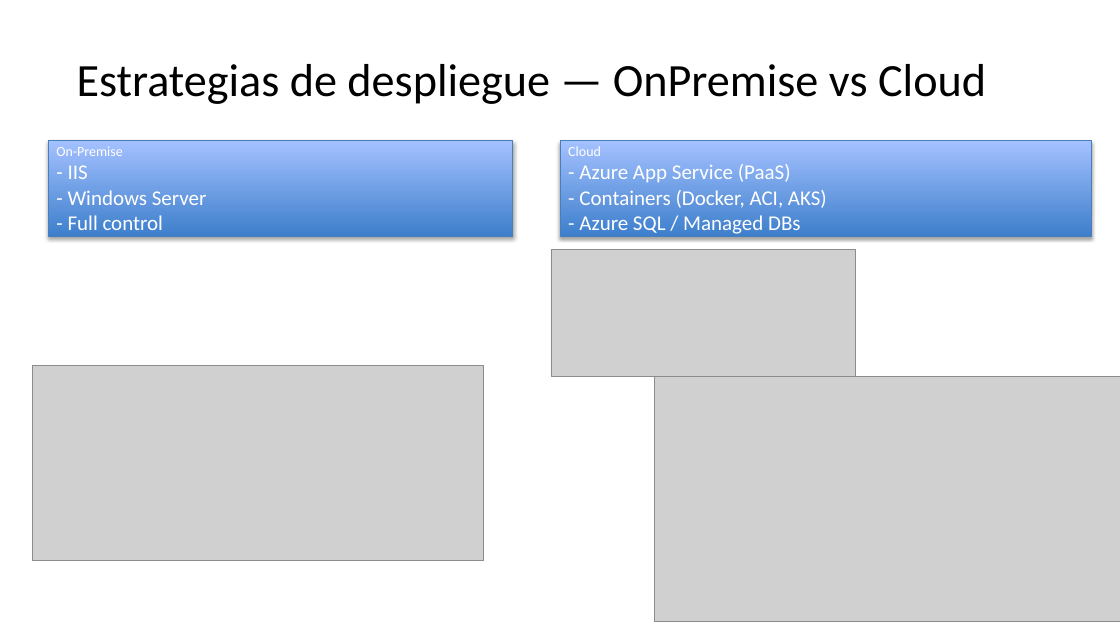
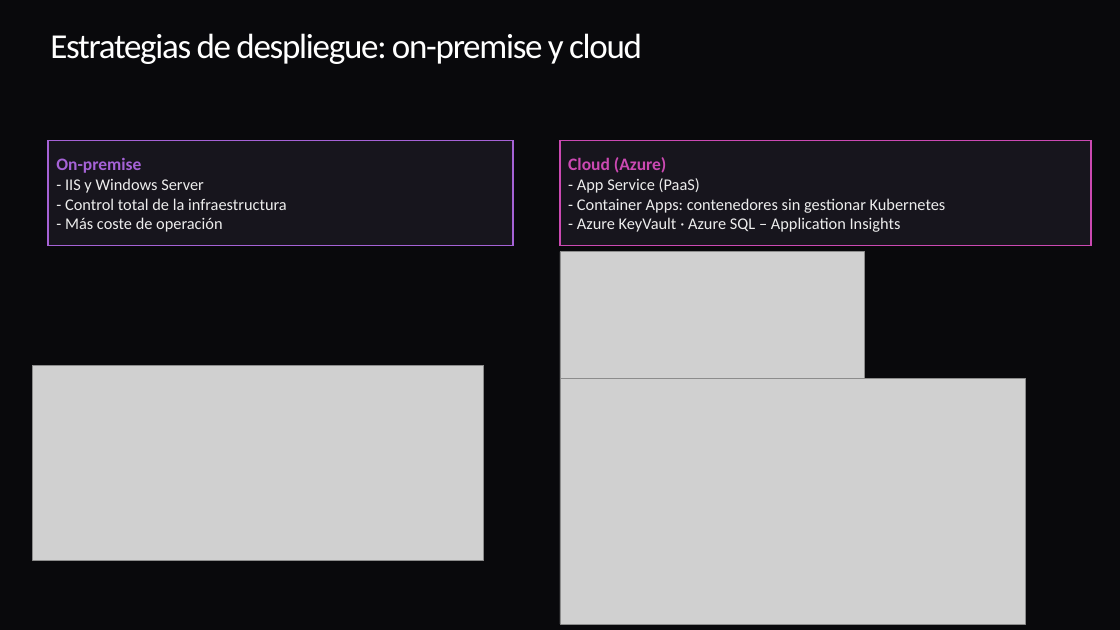
Before and after one commit to ybenzina/formacion-dotnet-junior, a slide deck: slide 10 of docs/masterclasses/masterclass-dotnet-technologies.pptx (slide 9 before the commit). Drawn at 1120x630 pixels with LibreOffice and Linux fonts; fonts in the diff are those of the drawing; grey boxes stand for pictures. Boxes give left, top, right and bottom in pixels: in the first picture for what was removed or moved away, otherwise in the second. Text is boxed around its words. In the diff, an @@ line names an element or a change of style, - is before the commit and + after.

```diff
--- a/docs/masterclasses/masterclass-dotnet-technologies.pptx
+++ b/docs/masterclasses/masterclass-dotnet-technologies.pptx
@@ background #FFFFFF to #09090C @@
@@ title "Estrategias de despliegue: on-premise y ..." at box(50, 33, 642, 64): vertical alignment middle to top @@
@@ title at box(50, 33, 642, 64): text changed; size 39.6 to 30 pt; text colour #000000 to #FFFFFF @@
-Estrategias de despliegue — OnPremise vs Cloud
+Estrategias de despliegue: on-premise y cloud
@@ rectangle "On-premise": place and size @@
-rectangle "On-premise" at box(48, 140, 513, 236)
+rectangle "On-premise" at box(48, 140, 513, 245)
@@ rectangle "On-premise" at box(48, 140, 513, 245): fill gradient #3F80CE to #A4C4FF to #17151D; outline #4B7EBC 0.75 pt to #A562D6 1.5 pt; shadow off @@
@@ rectangle "Cloud (Azure)": place and size @@
-rectangle "Cloud (Azure)" at box(560, 140, 1091, 236)
+rectangle "Cloud (Azure)" at box(560, 140, 1091, 245)
@@ rectangle "Cloud (Azure)" at box(560, 140, 1091, 245): fill gradient #3F80CE to #A4C4FF to #17151D; outline #4B7EBC 0.75 pt to #CB49B2 1.5 pt; shadow off @@
@@ text in rectangle at box(56, 158, 287, 232): text changed; size 18 to 14 pt; text colour #FFFFFF to #EDEDED @@
-On-Premise
-- IIS
-- Windows Server
-- Full control
+On-premise
+- IIS y Windows Server
+- Control total de la infraestructura
+- Más coste de operación
@@ text in rectangle at box(568, 157, 946, 232): text changed; size 18 to 14 pt; text colour #FFFFFF to #EDEDED @@
-Cloud
-- Azure App Service (PaaS)
-- Containers (Docker, ACI, AKS)
-- Azure SQL / Managed DBs
+Cloud (Azure)
+- App Service (PaaS)
+- Container Apps: contenedores sin gestionar Kubernetes
+- Azure KeyVault · Azure SQL – Application Insights
@@ picture: place and size @@
-picture at box(551, 250, 855, 376)
+picture at box(560, 251, 864, 378)
@@ picture: place and size @@
-picture at box(655, 376, 1120, 622)
+picture at box(560, 379, 1025, 624)
```
Also in this commit, not shown: 8 other slides changed, 36 slides added, 16 slides removed, 14 other files.
